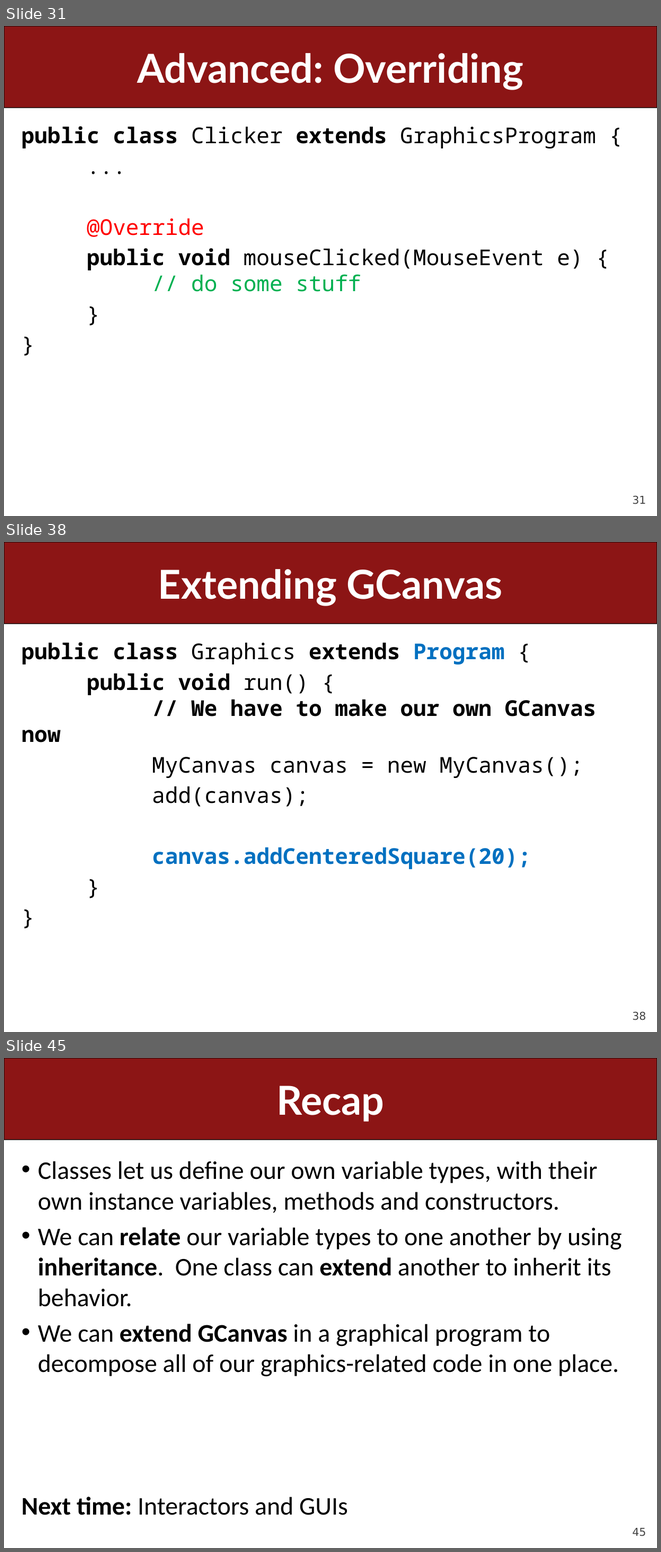
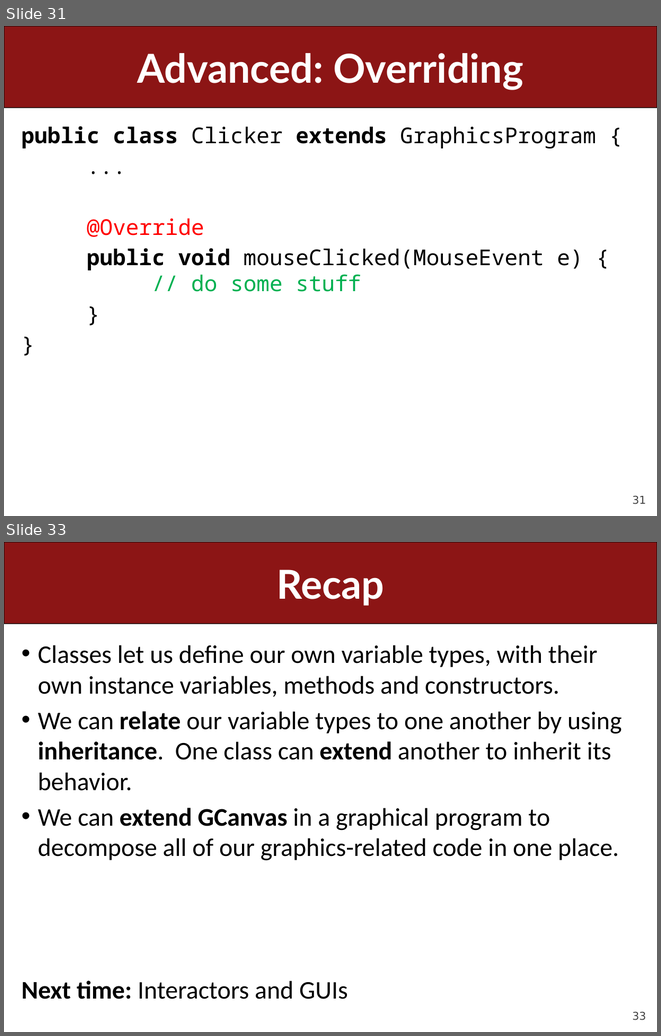
Before and after one commit to ckincaid17/cs106a-summer-2018, a slide deck: WWW/lectures/Lecture22/Lecture22.pptx. Shown one above the other, each under a label of ours: slides 31, 38 and 45 before the commit, slides 31 and 33 after it; the slides between them are not shown. The pictures are 661x1552 and 661x1036 pixels, drawn with LibreOffice and Linux fonts; fonts in the diff are those of the drawing. Boxes give left, top, right and bottom in pixels: in the first picture for what was removed or moved away, otherwise in the second. Text is boxed around its words. In the diff, an @@ line names an element or a change of style, - is before the commit and + after.

```diff
--- a/WWW/lectures/Lecture22/Lecture22.pptx
+++ b/WWW/lectures/Lecture22/Lecture22.pptx
@@ slide 38 removed at [4,542,657,1032], background #FFFFFF; not listed: 2 template elements that a slide beside it also shows @@
@@ title removed at [158,569,502,606] @@
-Extending GCanvas
@@ text removed at [21,642,597,869] @@
-public class Graphics extends Program {
-public void run() {
-// We have to make our own GCanvas now
-MyCanvas canvas = new MyCanvas();
-add(canvas);
-canvas.addCenteredSquare(20);
-}
-}
@@ what was slide 45 is now slide 33 @@
@@ page number at [632,1011,646,1020]: text changed @@
-45
+33
```
Also in this commit, not shown: 9 slides changed, 11 other slides removed, 10 other files.
